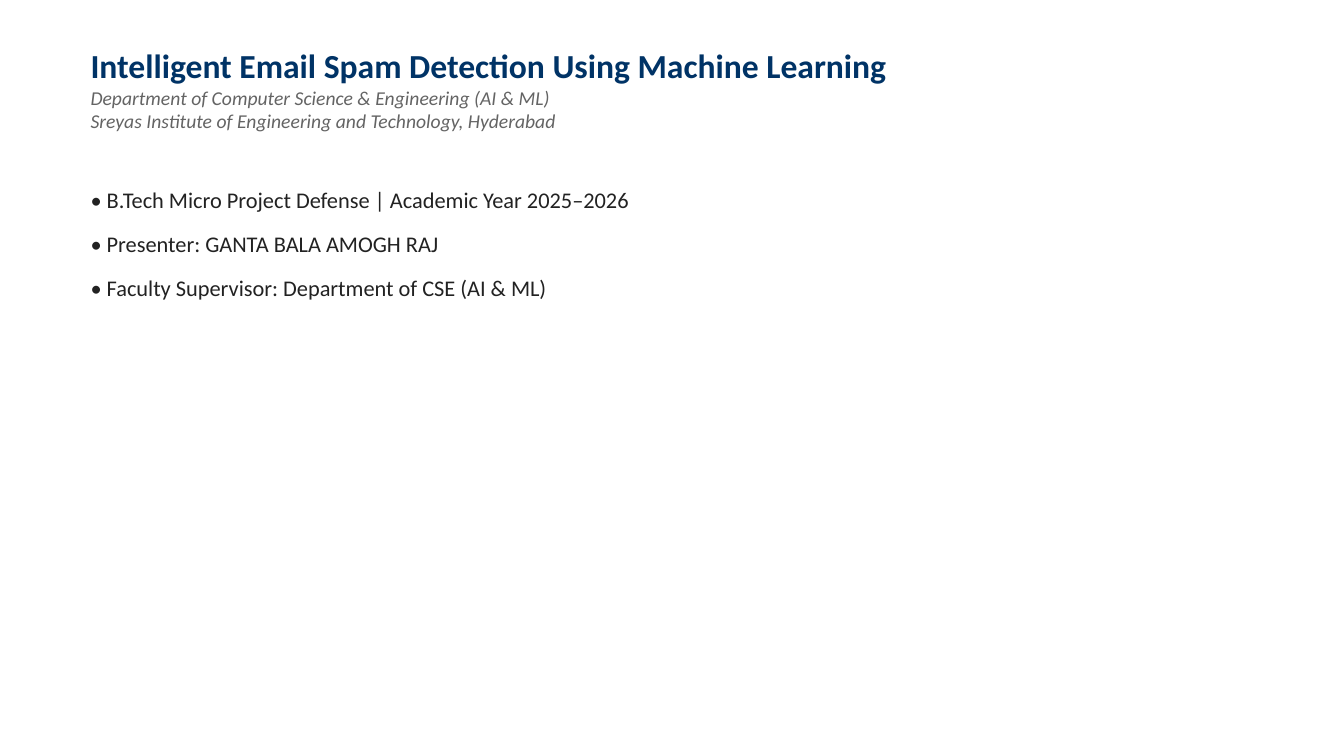
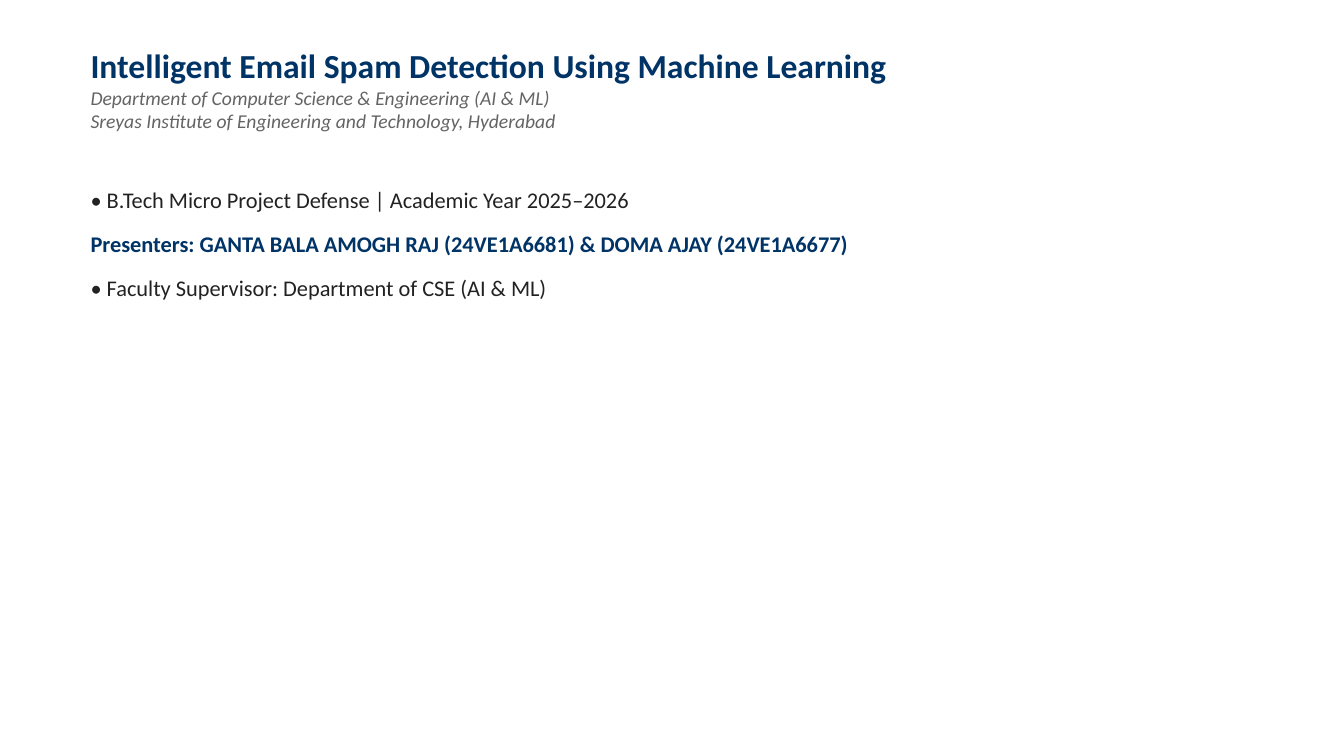
Before and after one commit to Amogh0786/email-spam-detection, a slide deck: slide 1 of artifacts/presentation/Email_Spam_Detection_Scientific_Presentation.pptx. Drawn at 1344x756 pixels with LibreOffice and Linux fonts; fonts in the diff are those of the drawing. Boxes give left, top, right and bottom in pixels: in the first picture for what was removed or moved away, otherwise in the second. Text is boxed around its words. In the diff, an @@ line names an element or a change of style, - is before the commit and + after.

Commit message:
docs: populate student names, roll numbers, roles, certificate, and presentation metadata

```diff
--- a/artifacts/presentation/Email_Spam_Detection_Scientific_Presentation.pptx
+++ b/artifacts/presentation/Email_Spam_Detection_Scientific_Presentation.pptx
@@ text at box(91, 235, 848, 256): text changed; text colour #222222 to #003366; bold on @@
-• Presenter: GANTA BALA AMOGH RAJ
+Presenters: GANTA BALA AMOGH RAJ (24VE1A6681) & DOMA AJAY (24VE1A6677)
```
Also in this commit, not shown: 6 other files.
